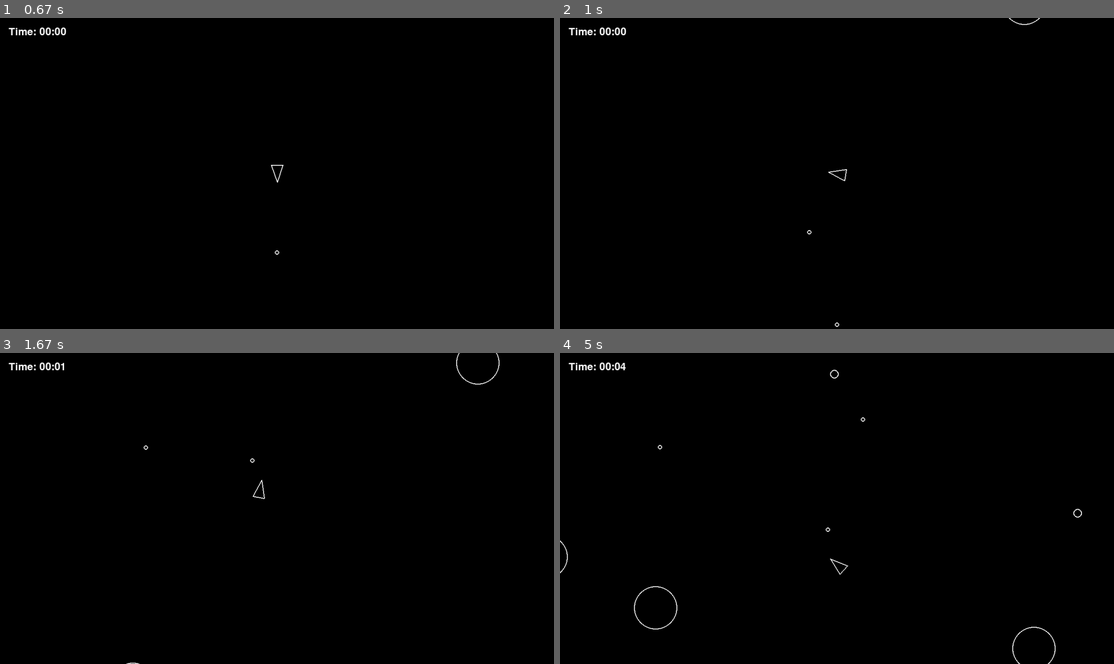
Above: before the commit, frames 1-4 (two rows, left to right).
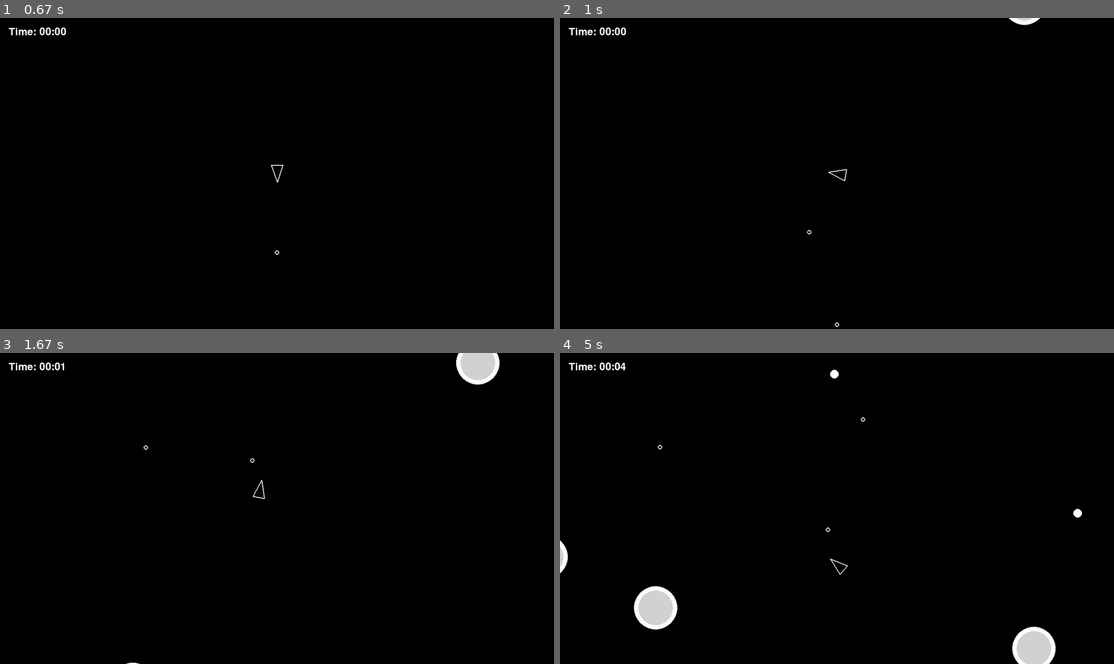
Above: after the commit, the same moments.

Repository: TobiasPartzsch/asteroids-game
Game: pygame game, started from main.py
Two runs of this game, one before a commit and one after it. Both use one fixed random seed, a clock stepped at 60 frames per second and the inputs below.
Inputs:
- Up to frame 1 (0.67 s): tap Space at 0.33 s
- Up to frame 2 (1 s): hold D from 0.67 s (still down); tap Space at 0.73 s
- Up to frame 3 (1.67 s): tap Space at 1.03, 1.23, 1.57 s; release D at 1.13 s; hold W 1.17-1.47 s; hold D from 1.5 s (still down)
- Up to frame 4 (5 s): tap Space at 1.87, 2.07, 2.37, 2.63, 2.97, 3.27, 3.4, 3.8, 4.1, 4.47, 4.87 s; release D at 1.97 s; hold A 2-2.53 s; hold S 2.57-2.87 s; hold A 2.9-3.3 s; hold W 3.33-3.7 s; hold D 3.73-4.37 s; hold S 4.4-4.77 s; hold A from 4.8 s (still down)

Frame 1 is identical in both runs. In frame 2, less than 0.1% of the frame differs, in the area x 81-87%, y 0-2%; in frame 3, 0.6%; in frame 4, 1.7%, in the area x 0-95%, y 5-100%.

Commit message:
made draw colors adhere to settings and added invulnerability countdown time

Diff:
--- a/asteroid_sprite.py
+++ b/asteroid_sprite.py
@@ -18,26 +18,40 @@
         CircleShape (_type_): Asteroids are circular shapes.
     """
 
+    def __init__(self, position: pygame.Vector2, radius: float) -> None:
+        """Initialize asteroid with position, radius, and invulnerability timer."""
+        super().__init__(position, radius)
+        self.invulnerable_timer = asteroids.SPAWN_INVUL_TIME_IN_SEC
+
     def draw(self, screen: pygame.Surface) -> None:
-        """Draw asteroids as a simple circle with a white border. (For now.)
+        """Draw asteroids as a simple circle with a white border."""
+        # Calculate border width based on invulnerability
+        border_width = asteroids.BORDER_WIDTH_NORMAL * (
+            1 + asteroids.BORDER_WIDTH_INVULNERABLE_MULTIPLIER * (self.invulnerable_timer > 0)
+        )
 
-        Args:
-            screen (pygame.Surface): our game screen to draw upon
-        """
+        # Draw filled circle first
         pygame.draw.circle(
             screen,
-            color="white",
+            color=asteroids.FILL_COLOR,
             center=self.position,
             radius=self.radius,
-            width=2,
+        )
+
+        # Draw border on top
+        pygame.draw.circle(
+            screen,
+            color=asteroids.BORDER_COLOR,
+            center=self.position,
+            radius=self.radius,
+            width=border_width,
         )
 
     def update(self, dt: float) -> None:
-        """Update our state in the game. Currently only related to our position.
+        """Update our state in the game."""
+        if self.invulnerable_timer > 0:
+            self.invulnerable_timer -= dt
 
-        Args:
-            dt (float): Elapsed time in seconds since the last update.
-        """
         self.position += self.velocity * dt
 
         # Clean up if completely off-screen with buffer zone
